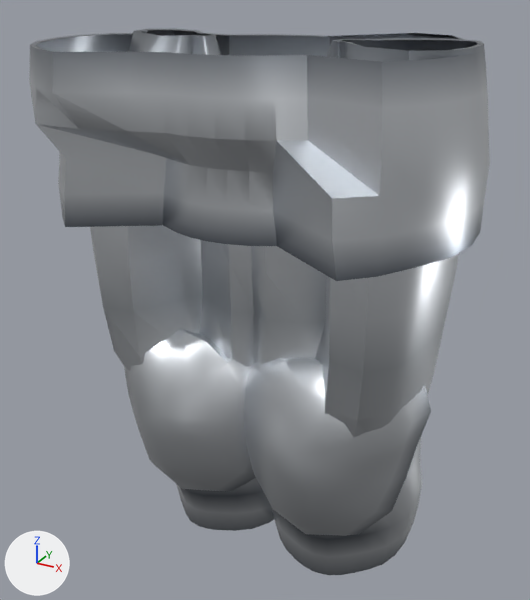
An edit to the glTF model assets_src/armor/aydor_2/heavy_a_legs.glb, drawn before and after from the same camera.
One viewpoint serves both versions: a camera (50 mm lens) standing at (0.428, -0.793, 1.054) and looking at (-0.009, 0.002, 0.657). Lighting does not change. The marker at lower left points along +X, +Y and +Z. The first picture is the older version. Vertices at exactly the same position are counted once.

Names of what the first picture shows: 'heavy_a_legs'.
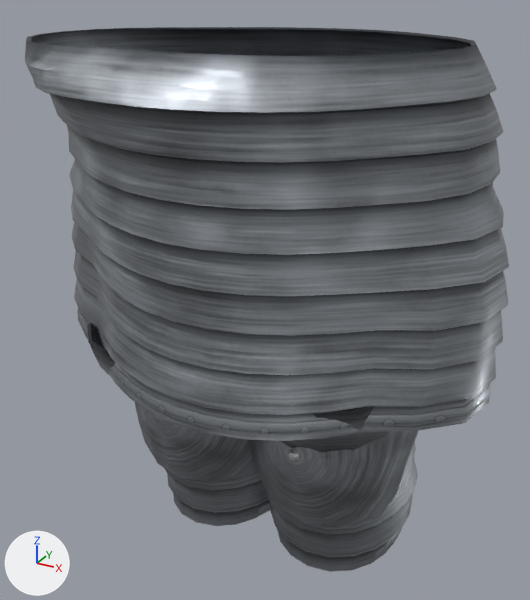
What differs and where, as boxes (x1, y1, x2, y2) in the pictures (530 x 600 px):
'heavy_a_legs', reshaped
    before: (29, 28, 490, 575)
    after: (25, 27, 509, 572)
part 1 of me_heavy_a_legs, rebuilt (67% taller)
    before: (29, 33, 490, 281)
    after: (25, 27, 509, 441)
part 2 of me_heavy_a_legs, rebuilt
    before: (176, 478, 274, 531)
    after: (87, 323, 270, 526)
part 3 of me_heavy_a_legs, rebuilt
    before: (271, 437, 422, 575)
    after: (266, 406, 418, 572)
part 4 of me_heavy_a_legs, rebuilt
    before: (243, 358, 431, 536)
    after: (248, 431, 419, 529)
part 5 of me_heavy_a_legs, rebuilt
    before: (124, 329, 256, 491)
    after: (135, 402, 256, 482)
part 6 of me_heavy_a_legs, added (mostly hidden)
    after: (77, 309, 490, 435)
part 7 of me_heavy_a_legs, added (mostly hidden)
    after: (374, 527, 403, 557)
part 8 of me_heavy_a_legs, added (mostly hidden)
    after: (258, 504, 270, 513)
part 9 of me_heavy_a_legs, added
    after: (288, 449, 299, 461)
part 10 of me_heavy_a_legs, deleted
    before: (90, 28, 484, 437)

Edits to the bpy script that builds the scene:
```text
Add mat_steel:
    mat_steel = bpy.data.materials.new('steel')
    # uses the picture img_steel_c_png
    # uses the picture img_steel_n_png
    # uses the picture img_steel_orm_png
Add mat_trim:
    mat_trim = bpy.data.materials.new('trim')
    # uses the picture img_trim_c_png
    # uses the picture img_trim_n_png
    # uses the picture img_trim_orm_png
Add mat_iron:
    mat_iron = bpy.data.materials.new('iron')
    mat_iron.use_nodes = True; mat_iron.node_tree.nodes.clear()
    _N = mat_iron.node_tree.nodes; _L = mat_iron.node_tree.links
    n0 = _N.new('ShaderNodeBsdfPrincipled'); n0.name = 'Principled BSDF'
    n0.inputs[1].default_value = 1.0  # 'Metallic'
    n0.inputs[2].default_value = 0.48  # 'Roughness'
    n1 = _N.new('ShaderNodeOutputMaterial'); n1.name = 'Material Output'
    n2 = _N.new('ShaderNodeVertexColor'); n2.name = 'Color Attribute'
    _L.new(n0.outputs[0], n1.inputs[0])  # 'BSDF' to 'Surface'
    _L.new(n2.outputs[0], n0.inputs[0])  # 'Color' to 'Base Color'
Change me_heavy_a_legs:
    remove me_heavy_a_legs.from_pydata(...)  # 1374 vertices, 2472 faces; spans x -0.279..0.262, y -0.22..0.162, z 0.272..0.991
    remove me_heavy_a_legs.materials.append(mat_metal)
    add me_heavy_a_legs.from_pydata(...)  # 2804 vertices, 5228 faces; spans x -0.309..0.304, y -0.253..0.238, z 0.292..0.991
    me_heavy_a_legs part 1: the loose piece of 256 vertices spanning x -0.279..0.262, y -0.22..0.162, z 0.786..0.991 is rebuilt with 1152 vertices and now spans x -0.309..0.304, y -0.253..0.238, z 0.592..0.991, in mat_steel
    me_heavy_a_legs part 2: the loose piece of 220 vertices spanning x -0.217..0.033, y -0.106..0.161, z 0.272..0.563 is rebuilt with 462 vertices and now spans x -0.244..0.05, y -0.177..0.169, z 0.293..0.641, in mat_steel
    me_heavy_a_legs part 3: the loose piece of 220 vertices spanning x -0.03..0.213, y -0.106..0.161, z 0.272..0.563 is rebuilt with 462 vertices and now spans x -0.044..0.238, y -0.175..0.169, z 0.293..0.641, in mat_steel
    me_heavy_a_legs part 4: the loose piece of 97 vertices spanning x -0.035..0.232, y -0.132..0.013, z 0.346..0.631 is rebuilt with 141 vertices and now spans x -0.031..0.222, y -0.127..0.015, z 0.357..0.61, in mat_steel
    me_heavy_a_legs part 5: the loose piece of 97 vertices spanning x -0.232..0.038, y -0.131..0.013, z 0.345..0.628 is rebuilt with 141 vertices and now spans x -0.224..0.032, y -0.126..0.016, z 0.357..0.608, in mat_steel
    me_heavy_a_legs part 6: a new loose piece of 160 vertices spanning x -0.307..0.299, y -0.224..0.228, z 0.593..0.613, in mat_trim
    me_heavy_a_legs part 7: a new loose piece of 130 vertices spanning x -0.004..0.19, y -0.059..0.16, z 0.292..0.323, in mat_trim
    me_heavy_a_legs part 8: a new loose piece of 130 vertices spanning x -0.19..0.005, y -0.059..0.156, z 0.292..0.323, in mat_trim
    me_heavy_a_legs part 9: a new loose piece of 13 vertices spanning x 0.093..0.107, y -0.131..-0.123, z 0.515..0.531, in mat_iron
    me_heavy_a_legs part 10: 484 vertices removed from x -0.242..0.241, y -0.129..0.146, z 0.458..0.991
    other edits to the shape of me_heavy_a_legs do not show in these pictures
    add me_heavy_a_legs.materials.append(mat_iron)
    add me_heavy_a_legs.materials.append(mat_steel)
    add me_heavy_a_legs.materials.append(mat_trim)
```
